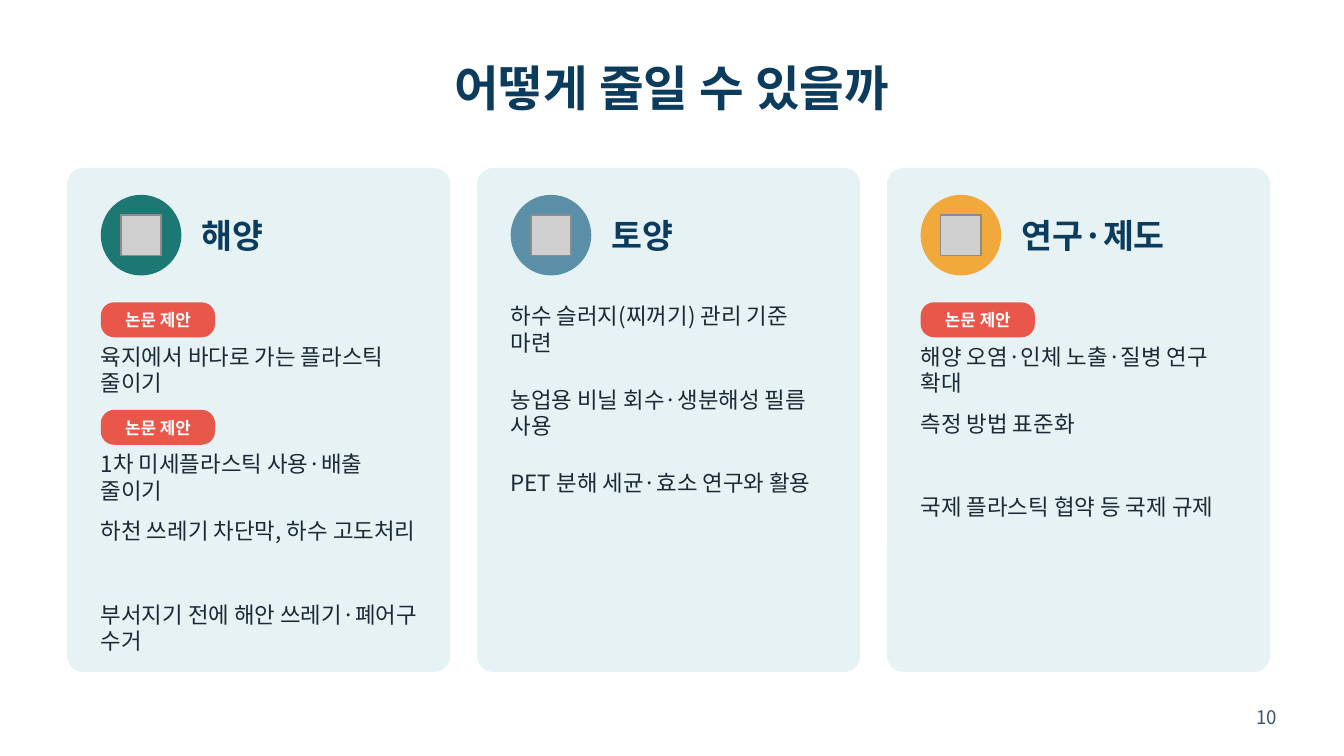
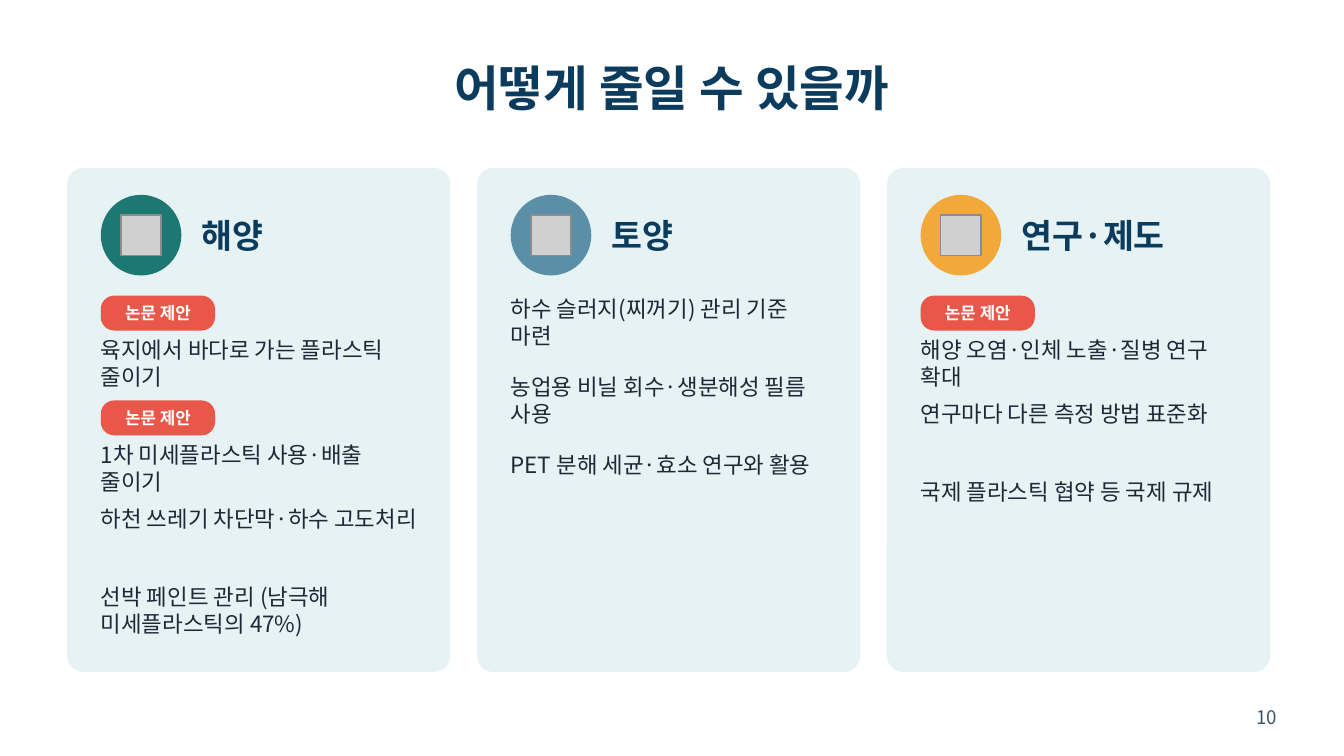
Before and after one commit to packsunjin/Graph, a slide deck: slide 10 of reports/미세플라스틱_발표_10605_박선진.pptx. Drawn at 1344x756 pixels with LibreOffice and Linux fonts; fonts in the diff are those of the drawing; grey boxes stand for pictures. Boxes give left, top, right and bottom in pixels: in the first picture for what was removed or moved away, otherwise in the second. Text is boxed around its words. In the diff, an @@ line names an element or a change of style, - is before the commit and + after.

```diff
--- a/reports/미세플라스틱_발표_10605_박선진.pptx
+++ b/reports/미세플라스틱_발표_10605_박선진.pptx
@@ 5 texts, 2 rounded rectangles moved together from (x1=101, y1=302, x2=1208, y2=393) to (x1=101, y1=296, x2=1208, y2=387) @@
@@ 3 texts, 1 rounded rectangle moved together from (x1=101, y1=389, x2=806, y2=501) to (x1=101, y1=376, x2=806, y2=492) @@
@@ text at (x1=921, y1=403, x2=1208, y2=424): text changed @@
-측정 방법 표준화
+연구마다 다른 측정 방법 표준화
@@ text "PET 분해 세균·효소 연구와 활용" moved from (x1=511, y1=472, x2=810, y2=493) to (x1=511, y1=454, x2=810, y2=475) @@
@@ text "국제 플라스틱 협약 등 국제 ..." moved from (x1=921, y1=496, x2=1213, y2=517) to (x1=921, y1=481, x2=1213, y2=502) @@
@@ text at (x1=101, y1=508, x2=416, y2=529): text changed @@
-하천 쓰레기 차단막, 하수 고도처리
+하천 쓰레기 차단막·하수 고도처리
@@ text at (x1=101, y1=586, x2=329, y2=636): text changed @@
-부서지기 전에 해안 쓰레기·폐어구 수거
+선박 페인트 관리 (남극해 미세플라스틱의 47%)
```
Also in this commit, not shown: 2 other files.
